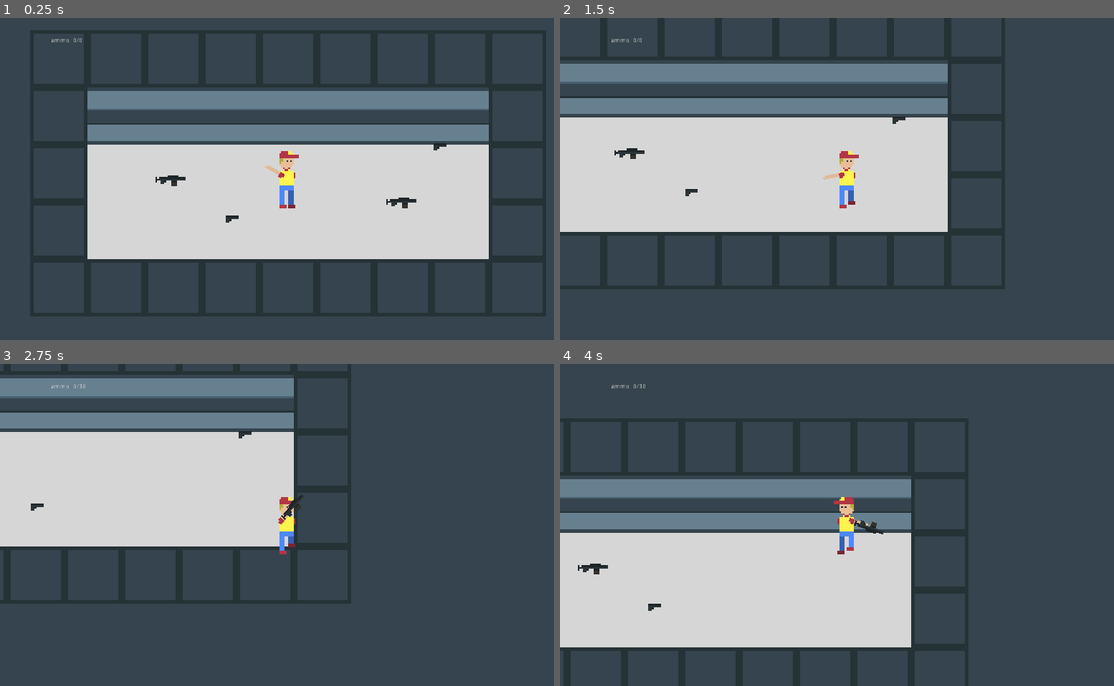
Above: before the commit, frames 1-4 (two rows, left to right).
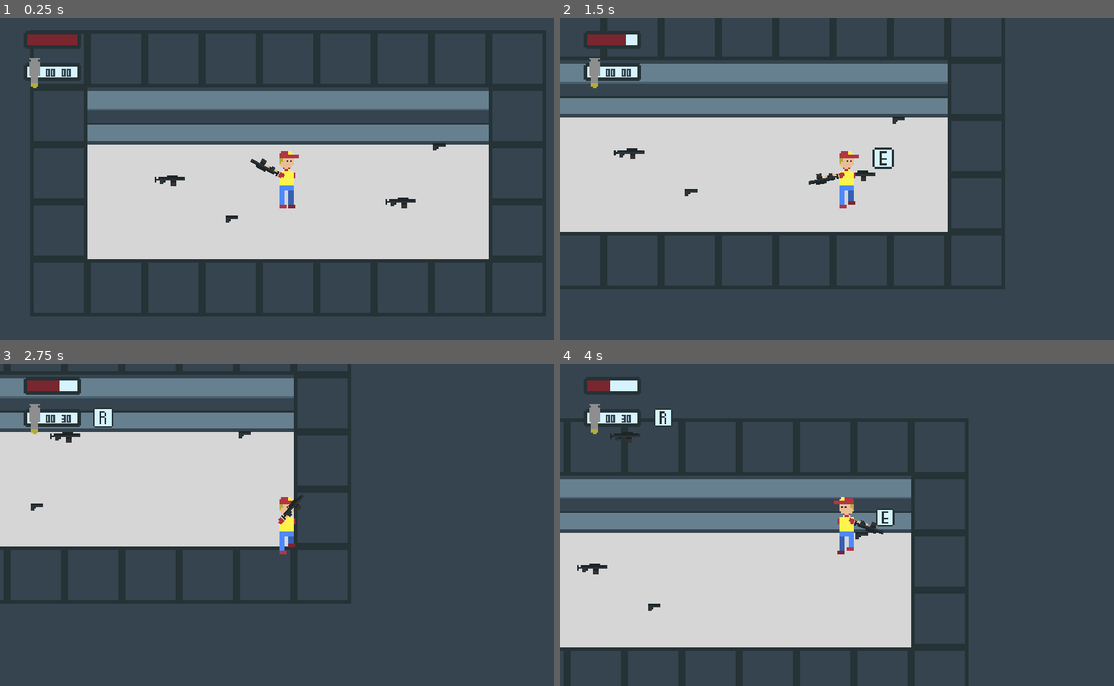
Above: after the commit, the same moments.

Repository: MarinMario/Deliver-Bullets-1.0-Dropped
Game: Godot game, scene res://scenes/test_world.tscn
The game is run twice, just before and just after one commit, with the same random seed, the same clock (stepped at 60 frames per second) and the same inputs.
Inputs (mouse positions are in pixels of both pictures, inside the frame that each line leads up to):
- Up to frame 1 (0.25 s): no input
- Up to frame 2 (1.5 s): tap Enter at 0.5 s; move the mouse to (975, 162) at 0.52 s; hold Right (ui_right) 0.53-1.28 s; tap E (action_key, bound only after the commit) at 0.6 s; tap Space (ui_select) at 0.77, 0.8, 1.07, 1.35 s; move the mouse to (731, 195) at 1.27 s; hold Down (ui_down) from 1.28 s (still down)
- Up to frame 3 (2.75 s): tap Space (ui_select) at 1.52, 1.82, 2.3 s; tap E (action_key, bound only after the commit) at 1.55 s; move the mouse to (343, 454) at 2.02 s; release Down (ui_down) at 2.03 s; hold Right (ui_right) from 2.03 s (still down); tap Tab (change_weapon) at 2.1 s
- Up to frame 4 (4 s): move the mouse to (820, 589) at 2.77 s; release Right (ui_right) at 2.78 s; hold Up (ui_up) 2.78-3.53 s; click (820, 589) at 2.85 s; tap Space (ui_select) at 3.02, 3.32, 3.77, 3.8 s; tap E (action_key, bound only after the commit) at 3.05, 3.6 s; move the mouse to (1019, 573) at 3.52 s; hold Left (ui_left) from 3.53 s (still down)

The runs differ from the first frame. In frame 1, 0.8% of the frame differs, in the area x 4-81%, y 5-64%; in frame 2, 1.3%; in frame 3, 1.4%, in the area x 4-46%, y 4-45%; in frame 4, 1.0%.

Commit message:
health, key animations and improved ui

Diff:
--- /dev/null
+++ b/Game/assets/fonts/in_use_font.tres
@@ -0,0 +1,10 @@
+[gd_resource type="DynamicFont" load_steps=2 format=2]
+
+[sub_resource type="DynamicFontData" id=1]
+antialiased = false
+font_path = "res://assets/fonts/FFFFORWA.TTF"
+
+[resource]
+size = 15
+outline_color = Color( 0.211765, 0.270588, 0.309804, 1 )
+font_data = SubResource( 1 )
--- a/Game/project.godot
+++ b/Game/project.godot
@@ -70,6 +70,12 @@
 "events": [ Object(InputEventKey,"resource_local_to_scene":false,"resource_name":"","device":0,"alt":false,"shift":false,"control":false,"meta":false,"command":false,"pressed":false,"scancode":82,"unicode":0,"echo":false,"script":null)
  ]
 }
+action_key={
+"deadzone": 0.5,
+"events": [ Object(InputEventKey,"resource_local_to_scene":false,"resource_name":"","device":0,"alt":false,"shift":false,"control":false,"meta":false,"command":false,"pressed":false,"scancode":69,"unicode":0,"echo":false,"script":null)
+, Object(InputEventKey,"resource_local_to_scene":false,"resource_name":"","device":0,"alt":false,"shift":false,"control":false,"meta":false,"command":false,"pressed":false,"scancode":16777221,"unicode":0,"echo":false,"script":null)
+ ]
+}
 
 [rendering]
 
--- a/Game/scenes/global.gd
+++ b/Game/scenes/global.gd
@@ -3,3 +3,4 @@
 var player_weapons := ["nothing"]
 var player_pistol_ammo := 0
 var player_mg_ammo := 0
+var player_health := 100
--- a/Game/scenes/other/weapon_item.gd
+++ b/Game/scenes/other/weapon_item.gd
@@ -1,6 +1,8 @@
 extends Area2D
 
 export var weapon_state: String
+var pick_allow := false
+var play_key = false
 
 func _ready():
 	#weapon_state = "pistol"
@@ -9,13 +11,22 @@
 func _process(delta):
 	$gun.play(weapon_state)
 
-func _on_weapon_item_body_entered(body):
-	if body.name == "player":
-		self.queue_free()
-		if weapon_state in global.player_weapons:
-			add_ammo()
-		else:
-			add_weapon()
+	if Input.is_action_just_pressed("action_key") and pick_allow:
+		pick_up()
+
+	$anims.play("key")
+	if play_key:
+		$key.visible = true
+	else:
+		$key.visible = false
+
+func pick_up():
+	if weapon_state in global.player_weapons:
+		add_ammo()
+	else:
+		add_weapon()
+
+	self.queue_free()
 
 func add_ammo():
 	if weapon_state == "pistol":
@@ -28,3 +39,13 @@
 func add_weapon():
 	global.player_weapons.push_back(weapon_state)
 	add_ammo()
+
+func _on_weapon_item_body_entered(body):
+	if body.name == "player":
+		pick_allow = true
+		play_key = true
+
+func _on_weapon_item_body_exited(body):
+	if body.name == "player":
+		pick_allow = false
+		play_key = false
--- a/Game/scenes/other/weapon_item.tscn
+++ b/Game/scenes/other/weapon_item.tscn
@@ -1,17 +1,45 @@
-[gd_scene load_steps=4 format=2]
+[gd_scene load_steps=6 format=2]
 
 [ext_resource path="res://scenes/other/weapon_item.gd" type="Script" id=1]
 [ext_resource path="res://scenes/other/gun.tscn" type="PackedScene" id=2]
+[ext_resource path="res://assets/textures/icons/e_key.png" type="Texture" id=3]
 
 [sub_resource type="CircleShape2D" id=1]
 radius = 67.0671
 
+[sub_resource type="Animation" id=2]
+resource_name = "key"
+length = 0.6
+tracks/0/type = "value"
+tracks/0/path = NodePath("key:scale")
+tracks/0/interp = 1
+tracks/0/loop_wrap = true
+tracks/0/imported = false
+tracks/0/enabled = true
+tracks/0/keys = {
+"times": PoolRealArray( 0, 0.3, 0.6 ),
+"transitions": PoolRealArray( 1, 1, 1 ),
+"update": 0,
+"values": [ Vector2( 0.5, 0.5 ), Vector2( 1, 1 ), Vector2( 0.5, 0.5 ) ]
+}
+
 [node name="weapon_item" type="Area2D"]
+z_index = -100
+z_as_relative = false
 script = ExtResource( 1 )
 
 [node name="CollisionShape2D" type="CollisionShape2D" parent="."]
 shape = SubResource( 1 )
 
 [node name="gun" parent="." instance=ExtResource( 2 )]
-position = Vector2( 0, 0 )
+position = Vector2( -1, 0 )
+
+[node name="anims" type="AnimationPlayer" parent="."]
+anims/key = SubResource( 2 )
+
+[node name="key" type="Sprite" parent="."]
+position = Vector2( 49, -40 )
+rotation = 6.28319
+texture = ExtResource( 3 )
 [connection signal="body_entered" from="." to="." method="_on_weapon_item_body_entered"]
+[connection signal="body_exited" from="." to="." method="_on_weapon_item_body_exited"]
--- a/Game/scenes/other/weapon_states.tres
+++ b/Game/scenes/other/weapon_states.tres
@@ -1,22 +1,22 @@
 [gd_resource type="SpriteFrames" load_steps=3 format=2]
 
-[ext_resource path="res://assets/textures/icons/machine_gun_icon.png" type="Texture" id=1]
-[ext_resource path="res://assets/textures/icons/pistol_icon.png" type="Texture" id=2]
+[ext_resource path="res://assets/textures/icons/pistol_icon.png" type="Texture" id=1]
+[ext_resource path="res://assets/textures/icons/machine_gun_icon.png" type="Texture" id=2]
 
 [resource]
 animations = [ {
+"frames": [ ExtResource( 1 ) ],
+"loop": false,
+"name": "pistol",
+"speed": 0.0
+}, {
 "frames": [  ],
 "loop": false,
 "name": "nothing",
 "speed": 0.0
 }, {
-"frames": [ ExtResource( 1 ) ],
+"frames": [ ExtResource( 2 ) ],
 "loop": false,
 "name": "machine_gun",
 "speed": 0.0
-}, {
-"frames": [ ExtResource( 2 ) ],
-"loop": false,
-"name": "pistol",
-"speed": 0.0
 } ]
--- a/Game/scenes/player/player.gd
+++ b/Game/scenes/player/player.gd
@@ -17,6 +17,9 @@
 	if Input.is_action_pressed("ui_up"):
 		motion.y -= 1
 
+	if Input.is_action_just_pressed("ui_select"):
+		global.player_health -= rand_range(1,10)
+
 	motion = move_and_slide(motion.normalized() * speed)
 
 	#animations
@@ -31,4 +34,3 @@
 			$body_container.scale.x = -1
 	elif motion.x > 0:
 			$body_container.scale.x = 1
-			print("gh desktop est")
--- a/Game/scenes/player/player.tscn
+++ b/Game/scenes/player/player.tscn
@@ -44,5 +44,8 @@
 
 [node name="Camera2D" type="Camera2D" parent="."]
 current = true
+drag_margin_h_enabled = false
+drag_margin_v_enabled = false
+editor_draw_screen = false
 
 [node name="player_stats" parent="." instance=ExtResource( 8 )]
--- a/Game/scenes/player/player_hand.gd
+++ b/Game/scenes/player/player_hand.gd
@@ -1,9 +1,11 @@
 extends Node2D
 
 var mouse: Vector2
-var weapon_state := "nothing"
-var fire_timer = 0
-var allow_fire = false
+var weapon_state := "hand"
+var fire_timer := 0.0
+var allow_fire := false
+var allow_reload := false
+var is_reloading := false
 
 var ammo: int
 var in_use_ammo: int
@@ -28,9 +30,13 @@
 		shoot()
 	if Input.is_action_just_pressed("change_weapon"):
 		change_weapon()
-	if Input.is_action_just_pressed("reload"):
+	if Input.is_action_just_pressed("reload") and allow_reload:
+		is_reloading = true
+		print(is_reloading)
 		yield(get_tree().create_timer(1.0), "timeout")
 		reload()
+		is_reloading = false
+		print(is_reloading)
 
 func shoot():
 	var bullet = BULLET.instance()
@@ -53,15 +59,13 @@
 		if weapon_state == "pistol":
 			in_use_pistol_ammo += reload_ammo
 			global.player_pistol_ammo -= reload_ammo
-			print("pistol ammo: " + str(global.player_pistol_ammo))
+			#print("pistol ammo: " + str(global.player_pistol_ammo))
 		elif weapon_state == "machine_gun":
 			in_use_mg_ammo += reload_ammo
 			global.player_mg_ammo -= reload_ammo
-			print("mg ammo: " + str(global.player_mg_ammo))
+			#print("mg ammo: " + str(global.player_mg_ammo))
 		else:
 			in_use_ammo = 0
-
-	pass
 
 func change_weapon():
 	num += 1
@@ -82,7 +86,12 @@
 		ammo = 0
 		in_use_ammo = 0
 
-	if in_use_ammo == 0:
+	if in_use_ammo == 0 or is_reloading:
 		allow_fire = false
 	else:
 		allow_fire = true
+
+	if is_reloading or ammo == 0:
+		allow_reload = false
+	else:
+		allow_reload = true
--- a/Game/scenes/player/player_stats.gd
+++ b/Game/scenes/player/player_stats.gd
@@ -1,7 +1,36 @@
 extends CanvasLayer
 
 var player: Node
+var in_use_ammo: String
+var ammo: String
 
 func _process(delta):
 	player = get_parent().get_node("body_container/player_hand")
-	$ammo.text = "ammo: " + str(player.in_use_ammo)  + "/" + str(player.ammo)
+
+
+	#set text for ammo bar
+	if player.in_use_ammo < 10:
+		in_use_ammo = "0" + str(player.in_use_ammo)
+	else:
+		in_use_ammo = str(player.in_use_ammo)
+
+	if player.ammo < 10:
+		ammo = "0" + str(player.ammo)
+	else:
+		ammo = str(player.ammo)
+
+	$ammo/in_use_ammo.text = str(in_use_ammo)
+	$ammo/remaining_ammo.text = str(ammo)
+
+	$anims.play("r_key")
+	if player.in_use_ammo == 0 and player.ammo > 0:
+		$ammo/key.visible = true
+	else:
+		$ammo/key.visible = false
+
+
+	#set health bar
+	$health/health_bar.value = global.player_health
+
+	#set in use gun
+	$weapon.play(player.weapon_state)
--- a/Game/scenes/player/player_stats.tscn
+++ b/Game/scenes/player/player_stats.tscn
@@ -1,13 +1,117 @@
-[gd_scene load_steps=2 format=2]
+[gd_scene load_steps=11 format=2]
 
 [ext_resource path="res://scenes/player/player_stats.gd" type="Script" id=1]
+[ext_resource path="res://assets/textures/icons/ammo_bg.png" type="Texture" id=2]
+[ext_resource path="res://assets/fonts/in_use_font.tres" type="DynamicFont" id=3]
+[ext_resource path="res://assets/textures/icons/r_key.png" type="Texture" id=4]
+[ext_resource path="res://assets/textures/icons/health_border.png" type="Texture" id=5]
+[ext_resource path="res://scenes/other/weapon_states.tres" type="SpriteFrames" id=6]
+
+[sub_resource type="StyleBoxFlat" id=7]
+bg_color = Color( 0.482353, 0.152941, 0.188235, 1 )
+
+[sub_resource type="StyleBoxFlat" id=6]
+bg_color = Color( 0.843137, 0.960784, 1, 1 )
+
+[sub_resource type="Animation" id=3]
+resource_name = "r_key"
+length = 0.6
+tracks/0/type = "value"
+tracks/0/path = NodePath("ammo/key:scale")
+tracks/0/interp = 1
+tracks/0/loop_wrap = true
+tracks/0/imported = false
+tracks/0/enabled = true
+tracks/0/keys = {
+"times": PoolRealArray( 0, 0.3, 0.6 ),
+"transitions": PoolRealArray( 1, 1, 1 ),
+"update": 0,
+"values": [ Vector2( 0.5, 0.5 ), Vector2( 1, 1 ), Vector2( 0.5, 0.5 ) ]
+}
+
+[sub_resource type="Animation" id=4]
+resource_name = "r_key_end"
+tracks/0/type = "value"
+tracks/0/path = NodePath("ammo/key:scale")
+tracks/0/interp = 1
+tracks/0/loop_wrap = true
+tracks/0/imported = false
+tracks/0/enabled = true
+tracks/0/keys = {
+"times": PoolRealArray( 0, 0.3, 0.980786 ),
+"transitions": PoolRealArray( 1, 1, 1 ),
+"update": 0,
+"values": [ Vector2( 1, 1 ), Vector2( 1.5, 1.5 ), Vector2( 1e-005, 1e-005 ) ]
+}
 
 [node name="player_stats" type="CanvasLayer"]
 script = ExtResource( 1 )
 
-[node name="ammo" type="Label" parent="."]
-margin_left = 114.0
-margin_top = 44.0
-margin_right = 200.0
-margin_bottom = 58.0
-text = "ammo: 30/30"
+[node name="ammo" type="Control" parent="."]
+editor/display_folded = true
+margin_left = 53.0
+margin_top = 100.0
+margin_right = 254.0
+margin_bottom = 143.0
+__meta__ = {
+"_edit_group_": true
+}
+
+[node name="bg" type="Sprite" parent="ammo"]
+position = Vector2( 64, 21 )
+texture = ExtResource( 2 )
+
+[node name="in_use_ammo" type="Label" parent="ammo"]
+margin_left = 49.0
+margin_top = 13.0
+margin_right = 71.0
+margin_bottom = 34.0
+custom_fonts/font = ExtResource( 3 )
+custom_colors/font_color = Color( 0.211765, 0.270588, 0.309804, 1 )
+text = "30"
+
+[node name="remaining_ammo" type="Label" parent="ammo"]
+margin_left = 85.0
+margin_top = 13.0
+margin_right = 107.0
+margin_bottom = 34.0
+custom_fonts/font = ExtResource( 3 )
+custom_colors/font_color = Color( 0.211765, 0.270588, 0.309804, 1 )
+text = "30"
+
+[node name="key" type="Sprite" parent="ammo"]
+position = Vector2( 177, 20 )
+texture = ExtResource( 4 )
+
+[node name="health" type="Control" parent="."]
+editor/display_folded = true
+margin_left = 51.0
+margin_top = 20.0
+margin_right = 187.0
+margin_bottom = 71.0
+__meta__ = {
+"_edit_group_": true
+}
+
+[node name="border" type="Sprite" parent="health"]
+position = Vector2( 66, 29 )
+z_index = 1
+texture = ExtResource( 5 )
+
+[node name="health_bar" type="ProgressBar" parent="health"]
+margin_left = 8.0
+margin_top = 15.0
+margin_right = 124.0
+margin_bottom = 43.0
+custom_styles/fg = SubResource( 7 )
+custom_styles/bg = SubResource( 6 )
+percent_visible = false
+
+[node name="anims" type="AnimationPlayer" parent="."]
+anims/r_key = SubResource( 3 )
+anims/r_key_end = SubResource( 4 )
+
+[node name="weapon" type="AnimatedSprite" parent="."]
+position = Vector2( 148, 164 )
+frames = ExtResource( 6 )
+animation = "nothing 1"
Binary file added: Game/assets/fonts/FFFFORWA.TTF
Binary file added: Game/assets/fonts/OdibeeSans-Regular.ttf
Binary file added: Game/assets/fonts/Roboto-Bold.ttf
Binary file added: Game/assets/fonts/Roboto-Medium.ttf
Binary file added: Game/assets/textures/icons/ammo_bg.png
Not shown, added: Game/assets/textures/icons/ammo_bg.png.import
Binary file added: Game/assets/textures/icons/e_key.png
Not shown, added: Game/assets/textures/icons/e_key.png.import
Binary file added: Game/assets/textures/icons/health_border.png
Not shown, added: Game/assets/textures/icons/health_border.png.import
Binary file added: Game/assets/textures/icons/r_key.png
Not shown, added: Game/assets/textures/icons/r_key.png.import
